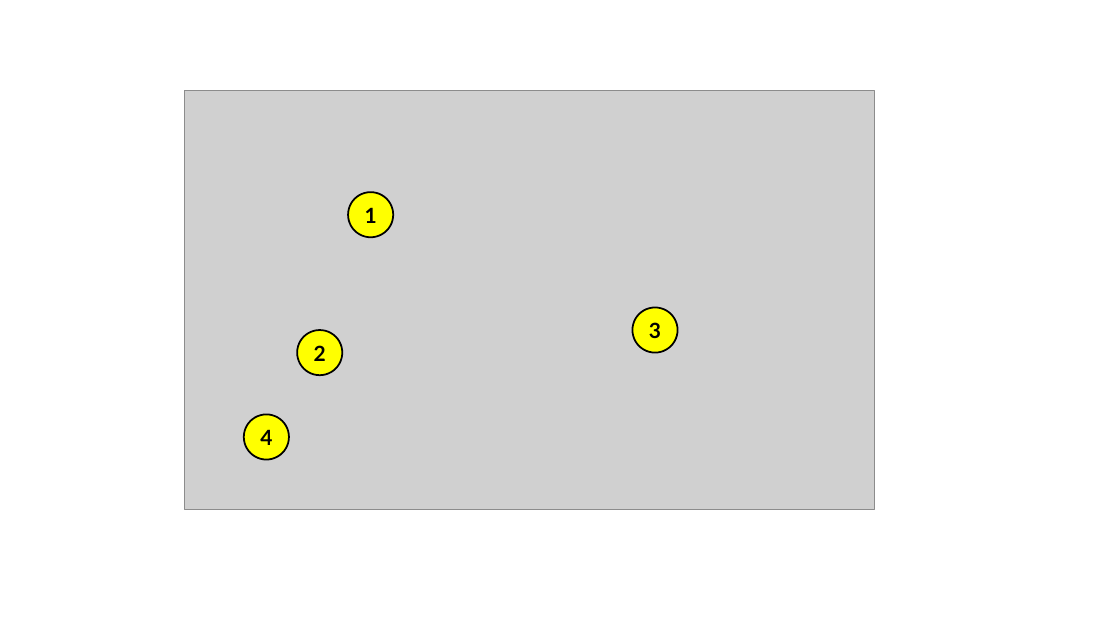
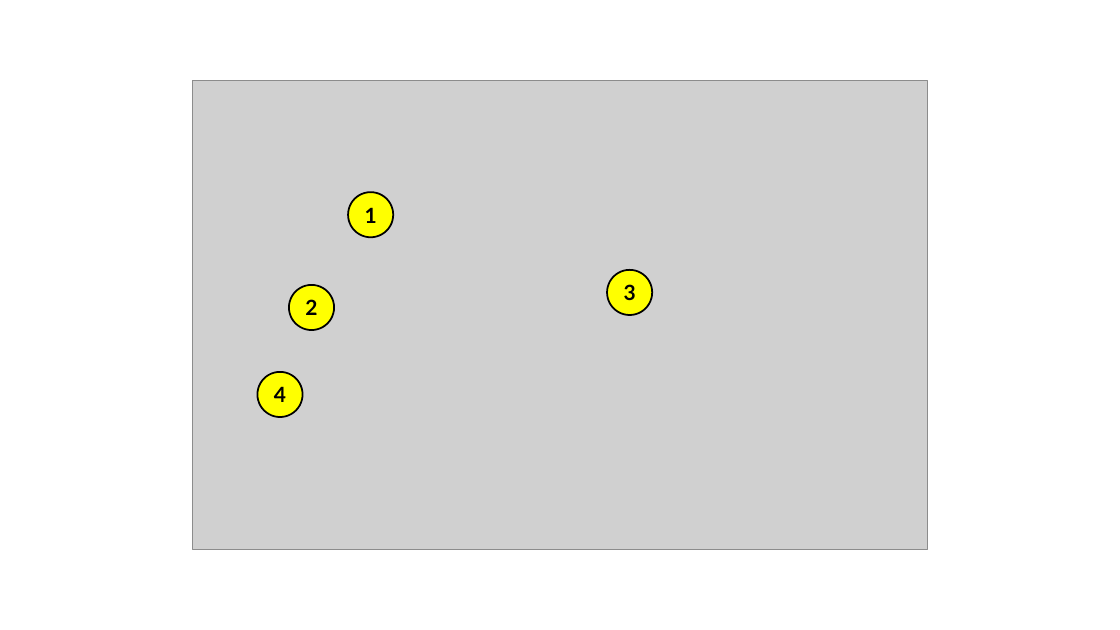
Before and after one commit to seanno/vdj, a slide deck: slide 1 of docs/VDJ User Manual Images.pptx. Drawn at 1120x630 pixels with LibreOffice and Linux fonts; fonts in the diff are those of the drawing; grey boxes stand for pictures. Boxes give left, top, right and bottom in pixels: in the first picture for what was removed or moved away, otherwise in the second. Text is boxed around its words. In the diff, an @@ line names an element or a change of style, - is before the commit and + after.

```diff
--- a/docs/VDJ User Manual Images.pptx
+++ b/docs/VDJ User Manual Images.pptx
@@ picture: place and size @@
-picture at <box>184,91,874,510</box>
+picture at <box>192,81,928,549</box>
@@ ellipse "2": place and size @@
-ellipse "2" at <box>297,330,343,376</box>
+ellipse "2" at <box>289,285,334,330</box>
@@ ellipse "3": place and size @@
-ellipse "3" at <box>633,308,678,353</box>
+ellipse "3" at <box>607,270,653,315</box>
@@ ellipse "4": place and size @@
-ellipse "4" at <box>244,414,289,460</box>
+ellipse "4" at <box>257,372,302,418</box>
```
Also in this commit, not shown: 1 other slide changed, 2 other files.
